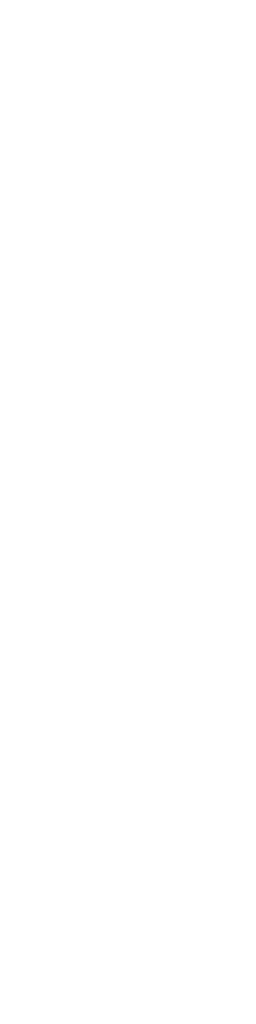
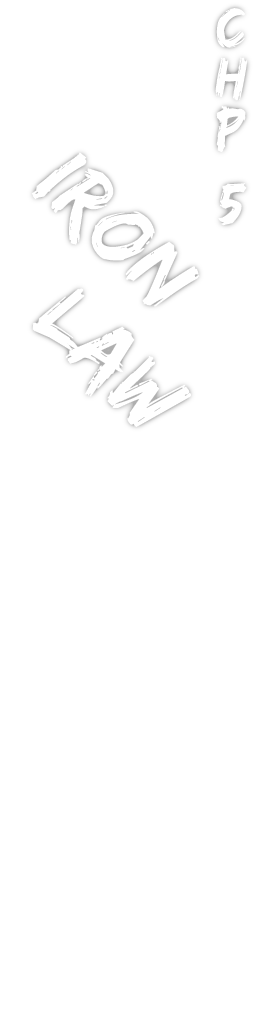
Layer changes from the first 256 × 1024 image to the second:
pixels changed over [29, 3, 252, 431] (layer not identified)